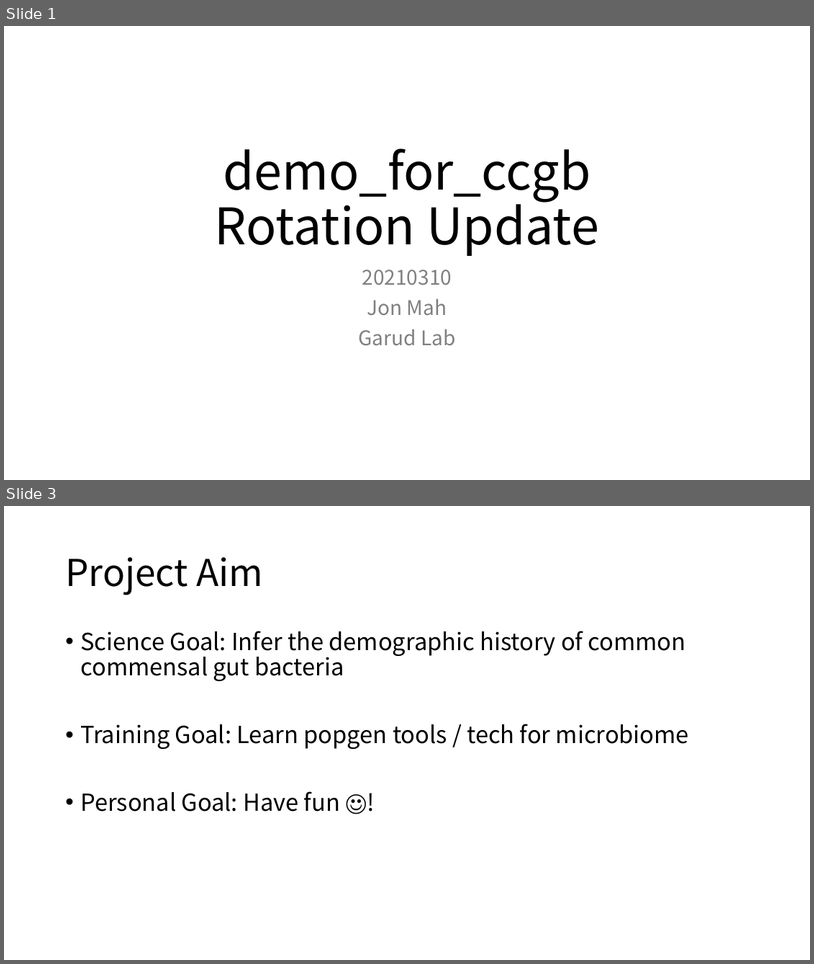
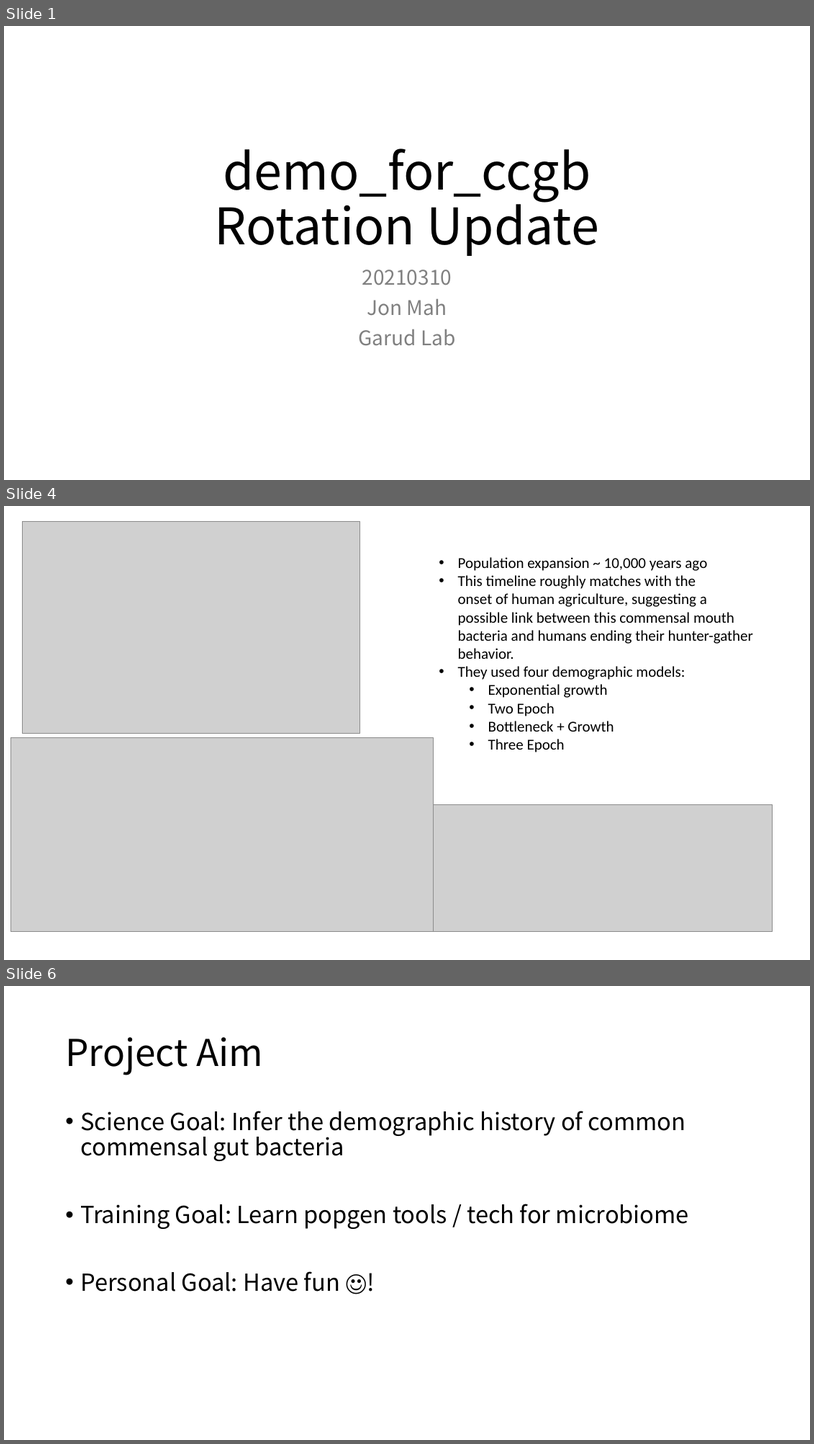
Before and after one commit to jon-mah/demo_for_ccgb, a slide deck: Summary/20210310_demo_for_ccgb_rotation_update.pptx. Shown one above the other, each under a label of ours: slides 1 and 3 before the commit, slides 1, 4 and 6 after it; the slides between them are not shown. The pictures are 814x964 and 814x1444 pixels, drawn with LibreOffice and Linux fonts; fonts in the diff are those of the drawing; grey boxes stand for pictures. Boxes give left, top, right and bottom in pixels: in the first picture for what was removed or moved away, otherwise in the second. Text is boxed around its words. In the diff, an @@ line names an element or a change of style, - is before the commit and + after.

```diff
--- a/Summary/20210310_demo_for_ccgb_rotation_update.pptx
+++ b/Summary/20210310_demo_for_ccgb_rotation_update.pptx
@@ slide 4 added at (4, 506, 810, 960), background #FFFFFF @@
@@ picture added at (23, 521, 360, 733) @@
@@ text added at (458, 557, 754, 752), 18 pt, text #000000 @@
+• Population expansion ~ 10,000 years ago
+• This timeline roughly matches with the
+  onset of human agriculture, suggesting a
+  possible link between this commensal mouth
+  bacteria and humans ending their hunter-gather
+  behavior.
+• They used four demographic models:
+  • Exponential growth
+  • Two Epoch
+  • Bottleneck + Growth
+  • Three Epoch
@@ picture added at (11, 738, 434, 932) @@
@@ picture added at (434, 804, 773, 931) @@
@@ what was slide 3 is now slide 6 @@
```
Also in this commit, not shown: 1 slide changed, 11 other slides added, 7 slides removed, 2 other files.
